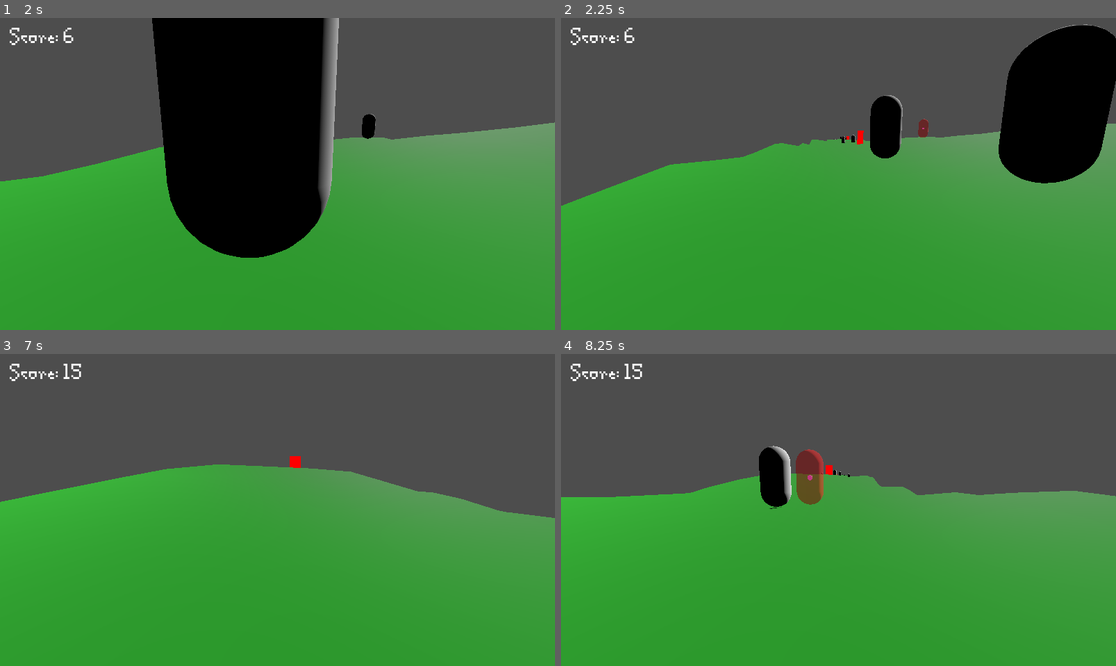
Above: before the commit, frames 1-4 (two rows, left to right).
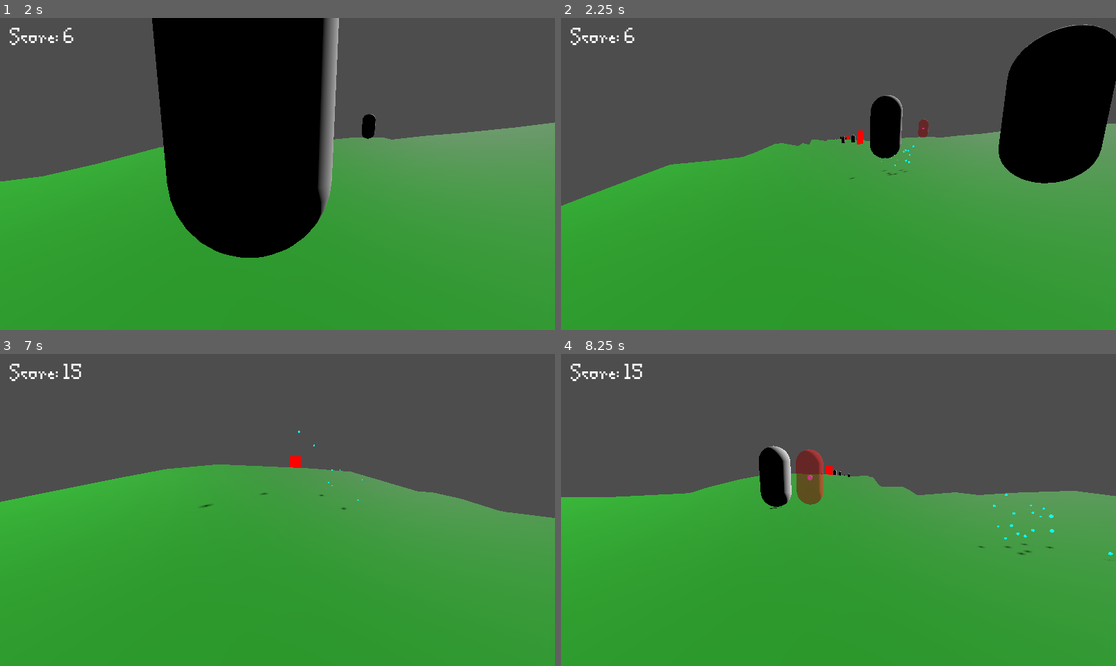
Above: after the commit, the same moments.

Repository: dorrajem/global-game-jam-2026
Game: Godot game, scene res://main.tscn
The game is run twice, just before and just after one commit, with the same random seed, the same clock (stepped at 60 frames per second) and the same inputs.
Inputs (mouse positions are in pixels of both pictures, inside the frame that each line leads up to):
- Up to frame 1 (2 s): move the mouse to (399, 158) at 0.52 s; hold D (move_right) 0.53-1.28 s; hold Space (dash) 0.53-1.28 s; move the mouse to (166, 189) at 1.27 s; hold A (move_left) from 1.28 s (still down); tap Space (dash) at 1.35 s
- Up to frame 2 (2.25 s): move the mouse to (894, 105) at 2.02 s; release A (move_left) at 2.03 s; hold D (move_right) from 2.03 s (still down); hold Space (dash) from 2.03 s (still down)
- Up to frame 3 (7 s): move the mouse to (249, 572) at 2.77 s; release Space (dash) at 2.78 s; tap Space (dash) at 2.85, 4.35, 5.85 s; move the mouse to (444, 556) at 3.52 s; release D (move_right) at 3.53 s; hold Space (dash) 3.53-4.28 s; hold A (move_left) 3.53-5.78 s; move the mouse to (111, 463) at 4.27 s; tap Enter at 5 s; move the mouse to (305, 510) at 5.02 s; hold Space (dash) 5.03-5.78 s; move the mouse to (194, 432) at 5.77 s; hold D (move_right) from 5.78 s (still down); move the mouse to (399, 494) at 6.52 s; hold Space (dash) from 6.53 s (still down)
- Up to frame 4 (8.25 s): move the mouse to (727, 525) at 7.27 s; release Space (dash) at 7.28 s; tap Space (dash) at 7.35 s; move the mouse to (894, 441) at 8.02 s; release D (move_right) at 8.03 s; hold A (move_left) from 8.03 s (still down); hold Space (dash) from 8.03 s (still down)

Frame 1 is identical in both runs. In frame 2, less than 0.1% of the frame differs, in the area x 51-64%, y 40-52%; in frame 3, less than 0.1%; in frame 4, less than 0.1%, in the area x 75-100%, y 44-67%.

Commit message:
obstacle, VFX Manager, etc

Diff:
--- a/main.tscn
+++ b/main.tscn
@@ -7,6 +7,8 @@
 [ext_resource type="PackedScene" uid="uid://4kmisqnv5jaw" path="res://ui/vision_mask_ui/ui.tscn" id="4_1bvp3"]
 [ext_resource type="PackedScene" uid="uid://dfity6h7sjcy1" path="res://player/targeting_system/targeting_system.tscn" id="4_lquwl"]
 [ext_resource type="Script" uid="uid://ecoo03mjjmyx" path="res://game_manager/game_manager.gd" id="7_272bh"]
+[ext_resource type="Script" uid="uid://cu46suqky75dn" path="res://player/dash_telegraph.gd" id="8_5vw27"]
+[ext_resource type="Script" uid="uid://dhf3edhtv3635" path="res://vfx/vfx_manager.gd" id="9_kek77"]
 
 [node name="Main" type="Node3D" unique_id=46566031]
 
@@ -19,6 +21,12 @@
 
 [node name="Player" parent="." unique_id=1286140647 instance=ExtResource("3_h2yge")]
 transform = Transform3D(1, 0, 0, 0, 1, 0, 0, 0, 1, 0, 25, 0)
+
+[node name="DashTelegraph" type="Node3D" parent="." unique_id=1665449141 node_paths=PackedStringArray("player", "targeting_system")]
+script = ExtResource("8_5vw27")
+player = NodePath("../Player")
+targeting_system = NodePath("../TargetingSystem")
+metadata/_custom_type_script = "uid://cu46suqky75dn"
 
 [node name="DirectionalLight3D" type="DirectionalLight3D" parent="." unique_id=1435141562]
 transform = Transform3D(0.70710677, 0.35355338, -0.6123724, 0, 0.8660254, 0.5, 0.70710677, -0.35355338, 0.6123724, 0, 0, 0)
@@ -39,3 +47,7 @@
 player = NodePath("../Player")
 ui_layer = NodePath("../CanvasLayer")
 metadata/_custom_type_script = "uid://ecoo03mjjmyx"
+
+[node name="VFXManager" type="Node3D" parent="." unique_id=2113399577]
+script = ExtResource("9_kek77")
+metadata/_custom_type_script = "uid://dhf3edhtv3635"
--- /dev/null
+++ b/obstacles/obstacle.gd
@@ -0,0 +1,30 @@
+extends StaticBody3D
+class_name Obstacle
+
+# Optional: Add rotation or movement for visual interest
+@export var rotate_speed: float = 0.0
+@export var bob_height: float = 0.0
+@export var bob_speed: float = 1.0
+
+var initial_y: float
+var time: float = 0.0
+
+func _ready():
+	add_to_group("obstacle")
+	initial_y = global_position.y
+
+	# Randomize starting time for variety
+	time = randf() * TAU
+
+func _process(delta: float):
+	time += delta
+
+	# Optional rotation
+	if rotate_speed != 0.0:
+		rotate_y(rotate_speed * delta)
+
+	# Optional bobbing motion
+	if bob_height != 0.0:
+		var new_pos = global_position
+		new_pos.y = initial_y + sin(time * bob_speed) * bob_height
+		global_position = new_pos
--- a/player/dash_telegraph.gd
+++ b/player/dash_telegraph.gd
@@ -39,7 +39,7 @@
 
 	line_mesh.clear_surfaces()
 
-	var target = targeting_system.get_current_target()
+	var target = targeting_system.current_target
 
 	if target and is_instance_valid(target) and not player.is_dashing:
 		# Draw line from player to target
--- a/player/player.gd
+++ b/player/player.gd
@@ -122,7 +122,7 @@
 		current_target = target
 
 		# Spawn dash VFX
-		#VFXManager.spawn_dash_effect(global_position)
+		VFXManager.spawn_dash_effect(global_position)
 
 		return true
 
@@ -137,8 +137,8 @@
 	vision_changed.emit(current_vision, max_vision)
 
 	# Visual feedback
-	#VFXManager.spawn_hit_effect(global_position)
-	#VFXManager.screen_shake(0.3, 0.15)
+	VFXManager.spawn_hit_effect(global_position)
+	VFXManager.screen_shake(0.3, 0.15)
 
 	# Check for death
 	if current_vision <= 0:
@@ -167,8 +167,8 @@
 	if body.is_in_group("enemy"):
 		if is_dashing and body == current_target:
 			# Kill enemy on dash hit
-			#VFXManager.spawn_hit_effect(body.global_position)
-			#VFXManager.screen_shake(0.2, 0.1)
+			VFXManager.spawn_hit_effect(body.global_position)
+			VFXManager.screen_shake(0.2, 0.1)
 			enemy_killed.emit(body)
 			body.queue_free()
 		elif not is_invulnerable:
--- /dev/null
+++ b/vfx/vfx_manager.gd
@@ -0,0 +1,118 @@
+extends Node3D
+class_name VFXManager
+
+# Singleton-style VFX manager
+# Usage: VFXManager.spawn_dash_effect(position)
+
+static var instance: VFXManager
+
+# Particle scenes (assign in editor or create procedurally)
+@export var dash_particle_scene: PackedScene
+@export var hit_particle_scene: PackedScene
+@export var powerup_collect_scene: PackedScene
+
+func _ready():
+	instance = self
+
+	# If particle scenes aren't assigned, create simple ones
+	if not dash_particle_scene:
+		dash_particle_scene = _create_simple_particles(Color.CYAN)
+	if not hit_particle_scene:
+		hit_particle_scene = _create_simple_particles(Color.RED)
+	if not powerup_collect_scene:
+		powerup_collect_scene = _create_simple_particles(Color.GREEN)
+
+static func spawn_dash_effect(pos: Vector3):
+	if instance and instance.dash_particle_scene:
+		instance._spawn_particle(instance.dash_particle_scene, pos)
+
+static func spawn_hit_effect(pos: Vector3):
+	if instance and instance.hit_particle_scene:
+		instance._spawn_particle(instance.hit_particle_scene, pos)
+
+static func spawn_powerup_effect(pos: Vector3):
+	if instance and instance.powerup_collect_scene:
+		instance._spawn_particle(instance.powerup_collect_scene, pos)
+
+func _spawn_particle(scene: PackedScene, pos: Vector3):
+	var particle = scene.instantiate()
+	add_child(particle)
+	particle.global_position = pos
+
+	# Auto-remove after particles finish
+	if particle is GPUParticles3D:
+		particle.emitting = true
+		particle.one_shot = true
+		await get_tree().create_timer(particle.lifetime).timeout
+		particle.queue_free()
+
+func _create_simple_particles(color: Color) -> PackedScene:
+	# Create a simple particle system procedurally
+	var particles = GPUParticles3D.new()
+	particles.emitting = false
+	particles.one_shot = true
+	particles.amount = 20
+	particles.lifetime = 1.0
+	particles.explosiveness = 0.8
+
+	# Create process material
+	var material = ParticleProcessMaterial.new()
+	material.emission_shape = ParticleProcessMaterial.EMISSION_SHAPE_SPHERE
+	material.emission_sphere_radius = 0.5
+	material.direction = Vector3(0, 1, 0)
+	material.spread = 180.0
+	material.initial_velocity_min = 2.0
+	material.initial_velocity_max = 4.0
+	material.gravity = Vector3(0, -9.8, 0)
+	material.scale_min = 0.1
+	material.scale_max = 0.3
+
+	particles.process_material = material
+
+	# Create draw pass (simple sphere)
+	var sphere_mesh = SphereMesh.new()
+	sphere_mesh.radius = 0.1
+	sphere_mesh.height = 0.2
+
+	var sphere_material = StandardMaterial3D.new()
+	sphere_material.albedo_color = color
+	sphere_material.emission_enabled = true
+	sphere_material.emission = color
+	sphere_material.emission_energy = 2.0
+
+	sphere_mesh.material = sphere_material
+	particles.draw_pass_1 = sphere_mesh
+
+	# Pack into scene
+	var packed_scene = PackedScene.new()
+	packed_scene.pack(particles)
+
+	return packed_scene
+
+# Screen shake helper
+static func screen_shake(intensity: float = 1.0, duration: float = 0.2):
+	if instance:
+		instance._do_screen_shake(intensity, duration)
+
+func _do_screen_shake(intensity: float, duration: float):
+	var camera = get_viewport().get_camera_3d()
+	if not camera:
+		return
+
+	var original_position = camera.position
+	var shake_timer = 0.0
+
+	while shake_timer < duration:
+		shake_timer += get_process_delta_time()
+
+		var shake_amount = intensity * (1.0 - shake_timer / duration)
+		var offset = Vector3(
+			randf_range(-shake_amount, shake_amount),
+			randf_range(-shake_amount, shake_amount),
+			randf_range(-shake_amount, shake_amount)
+		)
+
+		camera.position = original_position + offset
+		await get_tree().process_frame
+
+	camera.position = original_position
Not shown, added: obstacles/obstacle.gd.uid
Not shown, added: vfx/vfx_manager.gd.uid
